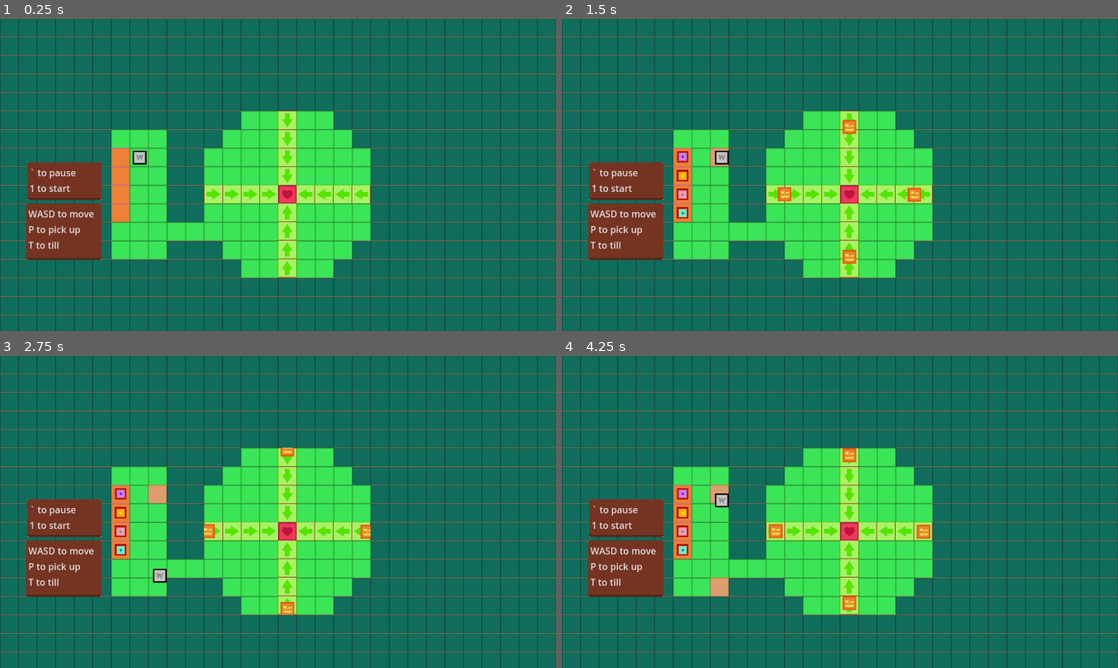
Above: before the commit, frames 1-4 (two rows, left to right).
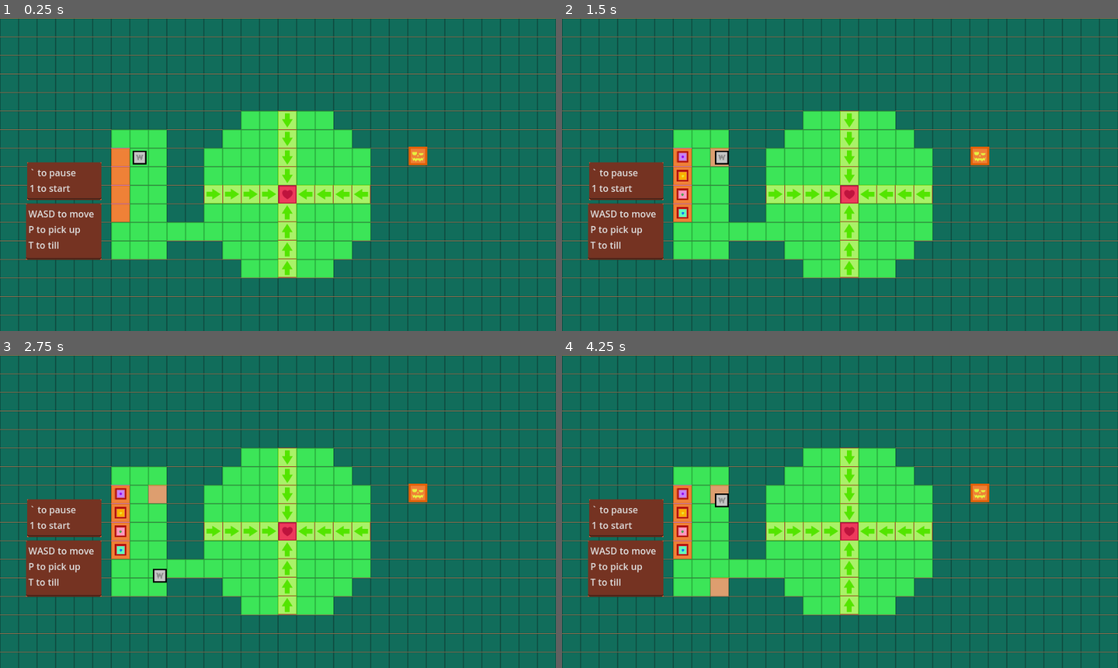
Above: after the commit, the same moments.

Repository: stirs1/wizardfarmer
Game: Godot game, scene res://main.tscn
Two runs of this game, one before a commit and one after it. Both use one fixed random seed, a clock stepped at 60 frames per second and the inputs below.
Inputs (mouse positions are in pixels of both pictures, inside the frame that each line leads up to):
- Up to frame 1 (0.25 s): no input
- Up to frame 2 (1.5 s): tap Enter at 0.5 s; hold Right (move_right) 0.53-1.25 s; hold 1 (start) 0.53-1.25 s; tap T (till) at 0.8 s; click (979, 155) at 1.27 s
- Up to frame 3 (2.75 s): hold Down (move_down) from 2.03 s (still down); tap T (till) at 2.1 s; tap 1 (start) at 2.3 s
- Up to frame 4 (4.25 s): release Down (move_down) at 2.78 s; hold Right (move_right) 2.78-3.53 s; tap P (pick_place) at 2.85 s; tap T (till) at 3.05 s; hold Up (move_up) from 3.53 s (still down); tap 1 (start) at 3.6 s

The runs differ from the first frame. In frame 1, 0.2% of the frame differs, in the area x 73-77%, y 41-48%; in frame 2, 0.7%; in frame 3, 0.6%; in frame 4, 0.7%, in the area x 37-77%, y 29-82%.

Commit message:
random spawn button created

Diff:
--- a/CombatManager.gd
+++ b/CombatManager.gd
@@ -1,9 +1,10 @@
+# FIXME: need to reset tilled squares
 extends Node
 
-var pumpkin: Node2D
-var pumpkin2: Node2D
-var pumpkin3: Node2D
-var pumpkin4: Node2D
+#var pumpkin: Node2D
+#var pumpkin2: Node2D
+#var pumpkin3: Node2D
+#var pumpkin4: Node2D
 
 var plant_count = 0
 var plant_start_cell = Vector2()
@@ -15,9 +16,38 @@
 @onready var enemy_target = get_tree().root.get_node("Main/EnemyTarget")
 @onready var heart_home = get_tree().root.get_node("Main/HeartHome")
 
+func _setup_buttons():
+	var random_button = get_tree().root.get_node("Main/RandomButton")
+	random_button.pressed.connect(spawn_random_pumpkin)
+
+var spawn_positions = {
+	"left": Vector2(337, 304),
+	"right": Vector2(656, 305),
+	"up": Vector2(496, 141),
+	"down": Vector2(496, 460)
+}
 func _ready():
 	await get_tree().root.ready
 	GameManager.game_started.connect(_on_game_started)
+	_setup_buttons()
+
+func spawn_pumpkin(position_key: String):
+	var pumpkin = PumpkinScene.instantiate()
+	add_child(pumpkin)
+	pumpkin.add_to_group("Enemies")
+
+	pumpkin.position = spawn_positions[position_key]
+	var direction = pumpkin.position.direction_to(enemy_target.global_position)
+	pumpkin.velocity = direction * settings.enemy_pumpkin_speed
+
+func spawn_random_pumpkin():
+	var positions = spawn_positions.keys()
+	var random_position = positions[randi() % positions.size()]
+	spawn_pumpkin(random_position)
+
+func spawn_all_pumpkins():
+	for position_key in spawn_positions.keys():
+		spawn_pumpkin(position_key)
 
 func _on_game_started():
 	print(cm_dtag, "signal received!")
@@ -41,38 +71,38 @@
 	# NOTE: copy/pasting the following code does indeed make duplicates, but it
 	# doesn't feel like the best way...
 
-	# spawns a pumpkin, sets location, direction, and speed
-	pumpkin = PumpkinScene.instantiate()
-	add_child(pumpkin)
-	pumpkin.add_to_group("Enemies")
-	pumpkin_start_cell = Vector2(496, 460)
-	pumpkin.position = pumpkin_start_cell
-	var direction = pumpkin.position.direction_to(enemy_target.global_position)
-	pumpkin.velocity = direction * settings.enemy_pumpkin_speed
-
-	# spawns the 2nd pumpkin
-	pumpkin2 = PumpkinScene.instantiate()
-	add_child(pumpkin2)
-	pumpkin2.add_to_group("Enemies")
-	pumpkin_start_cell = Vector2(656, 305)
-	pumpkin2.position = pumpkin_start_cell
-	direction = pumpkin2.position.direction_to(enemy_target.global_position)
-	pumpkin2.velocity = direction * settings.enemy_pumpkin_speed
-
-	# spawns the 3rd pumpkin
-	pumpkin3 = PumpkinScene.instantiate()
-	add_child(pumpkin3)
-	pumpkin3.add_to_group("Enemies")
-	pumpkin_start_cell = Vector2(337, 304)
-	pumpkin3.position = pumpkin_start_cell
-	direction = pumpkin3.position.direction_to(enemy_target.global_position)
-	pumpkin3.velocity = direction * settings.enemy_pumpkin_speed
-
-	# spawns the 4th pumpkin
-	pumpkin4 = PumpkinScene.instantiate()
-	add_child(pumpkin4)
-	pumpkin4.add_to_group("Enemies")
-	pumpkin_start_cell = Vector2(496, 141)
-	pumpkin4.position = pumpkin_start_cell
-	direction = pumpkin4.position.direction_to(enemy_target.global_position)
-	pumpkin4.velocity = direction * settings.enemy_pumpkin_speed
+	 #spawns a pumpkin, sets location, direction, and speed
+	#pumpkin = PumpkinScene.instantiate()
+	#add_child(pumpkin)
+	#pumpkin.add_to_group("Enemies")
+	#pumpkin_start_cell = Vector2(496, 460)
+	#pumpkin.position = pumpkin_start_cell
+	#var direction = pumpkin.position.direction_to(enemy_target.global_position)
+	#pumpkin.velocity = direction * settings.enemy_pumpkin_speed
+	#
+	## spawns the 2nd pumpkin
+	#pumpkin2 = PumpkinScene.instantiate()
+	#add_child(pumpkin2)
+	#pumpkin2.add_to_group("Enemies")
+	#pumpkin_start_cell = Vector2(656, 305)
+	#pumpkin2.position = pumpkin_start_cell
+	#direction = pumpkin2.position.direction_to(enemy_target.global_position)
+	#pumpkin2.velocity = direction * settings.enemy_pumpkin_speed
+	#
+	## spawns the 3rd pumpkin
+	#pumpkin3 = PumpkinScene.instantiate()
+	#add_child(pumpkin3)
+	#pumpkin3.add_to_group("Enemies")
+	#pumpkin_start_cell = Vector2(337, 304)
+	#pumpkin3.position = pumpkin_start_cell
+	#direction = pumpkin3.position.direction_to(enemy_target.global_position)
+	#pumpkin3.velocity = direction * settings.enemy_pumpkin_speed
+	#
+	## spawns the 4th pumpkin
+	#pumpkin4 = PumpkinScene.instantiate()
+	#add_child(pumpkin4)
+	#pumpkin4.add_to_group("Enemies")
+	#pumpkin_start_cell = Vector2(496, 141)
+	#pumpkin4.position = pumpkin_start_cell
+	#direction = pumpkin4.position.direction_to(enemy_target.global_position)
+	#pumpkin4.velocity = direction * settings.enemy_pumpkin_speed
--- a/main.tscn
+++ b/main.tscn
@@ -9,6 +9,8 @@
 [ext_resource type="PackedScene" uid="uid://bksl3rvl65x7q" path="res://plant_strawjerry.tscn" id="7_ist8w"]
 [ext_resource type="PackedScene" uid="uid://dqbx3nxxecqrs" path="res://plant_aquaclam.tscn" id="8_bny1a"]
 [ext_resource type="PackedScene" uid="uid://cvdsbhnx8dmyr" path="res://heart_home.tscn" id="11_g8oir"]
+[ext_resource type="Texture2D" uid="uid://cirdwxkbiggjt" path="res://art/Tiles/enemy_pumpkin_state1.png" id="11_ipa34"]
+[ext_resource type="Texture2D" uid="uid://divm51wx8d8de" path="res://art/Tiles/enemy_pumpkin_state2.png" id="12_1cmci"]
 [ext_resource type="PackedScene" uid="uid://dpebx8aichf2f" path="res://enemy_target.tscn" id="17_m13fc"]
 
 [sub_resource type="TileSetAtlasSource" id="TileSetAtlasSource_gd8pc"]
@@ -138,5 +140,14 @@
 P to pick up
 T to till"
 
+[node name="RandomButton" type="TextureButton" parent="."]
+z_index = 1000
+offset_left = 705.0
+offset_top = 222.0
+offset_right = 738.0
+offset_bottom = 255.0
+texture_normal = ExtResource("11_ipa34")
+texture_pressed = ExtResource("12_1cmci")
+
 [editable path="dirt"]
 [editable path="wizard"]
--- a/pick_place.gd
+++ b/pick_place.gd
@@ -1,3 +1,4 @@
+# FIXME: game crashes when non-grape plant is attempted to plant
 extends Node
 
 @onready var plant_pots = get_tree().get_nodes_in_group("PlantPots")
Not shown: 1 places in main.tscn that only renumber resources
